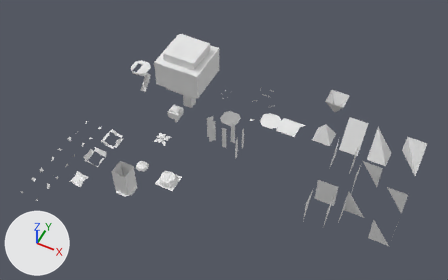
What one commit did to the Blender file code/00template_oct.blend.
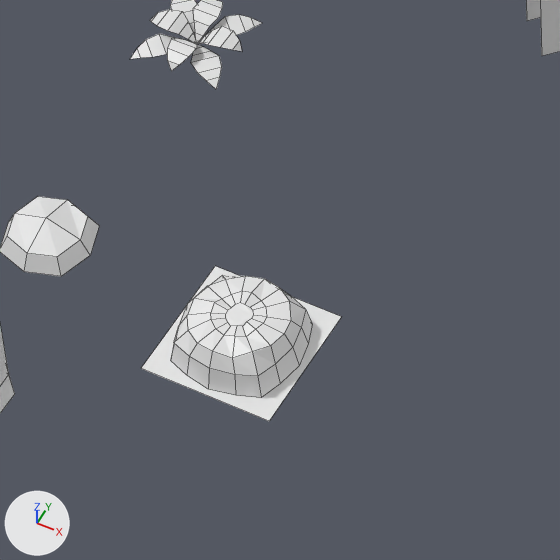
The first picture shows the older version from a 50 mm lens placed at (27.2, -41.0, 48.7), pointed at (9.3, -5.2, 3.9). The close-ups show both versions on the part from 30% to 47% of the width and 48% to 75% of the height of that picture; other places that the commit changed are outside them. Arrows for +X, +Y and +Z are at lower left; the lights stay in place. The close-ups show mesh edges as thin lines.

Before the edit, the objects in view are built like this:
```python
me_cube_000 = bpy.data.meshes.new('Cube.000')
me_cube_000.from_pydata(...)  # 17 vertices, 12 faces; spans x 0.342..1.658, y -1.658..-0.342, z 0.1..0.544
me_cube_010 = bpy.data.meshes.new('Cube.010')
me_cube_010.from_pydata(...)  # 96 vertices, 48 faces; spans x 0.262..1.738, y -1.738..-0.262, z 0.1..0.444
me_cube_016 = bpy.data.meshes.new('Cube.016')
me_cube_016.from_pydata(...)  # 80 vertices, 65 faces; spans x 0.1..1.9, y -1.9..-0.1, z -0.5..0.16
ob_boulder = bpy.data.objects.new('BOULDER', me_cube_000)
ob_boulder.location = (1.0, -8.0, 0.0)
ob_boulder_001 = bpy.data.objects.new('BOULDER.001', me_cube_016)
ob_boulder_001.location = (4.0, -8.0, 0.0)
ob_shrub = bpy.data.objects.new('SHRUB', me_cube_010)
ob_shrub.location = (1.0, -4.0, 0.0)
# also in view: 'BROOK_TOP.001' at (5.0, -9.0, -0.5); 'WALL_OD' at (6.8, -2.8, 1.6)
```
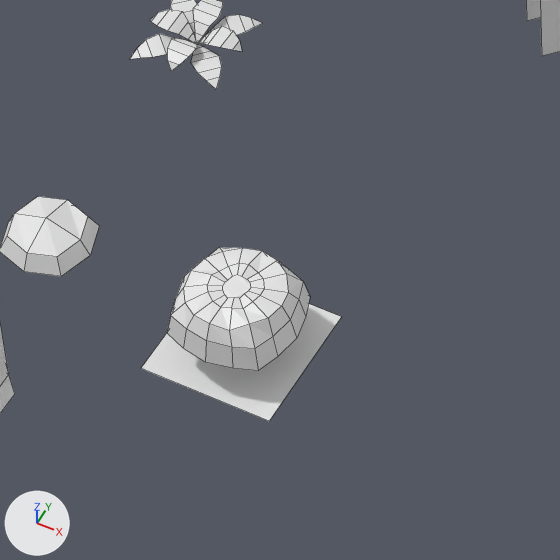
Changed parts and their boxes [x1, y1, x2, y2] in the close-ups (560 x 560 px):
'BROOK_BOULDER', added: after [167, 247, 310, 371]
'BOULDER.001', deleted: before [171, 275, 312, 398]

The change in detail:
Mesh me_cube_016_1 is new.
It has 80 vertices, 65 faces and spans x 0.1..1.9, y -1.9..-0.1, z 0.1..0.76.
Object 'BOULDER.001' (ob_boulder_001) is deleted.
Object 'BROOK_BOULDER' (ob_brook_boulder) is new; it shows me_cube_016_1.
Its location is (4.0, -8.0, 0.0).
